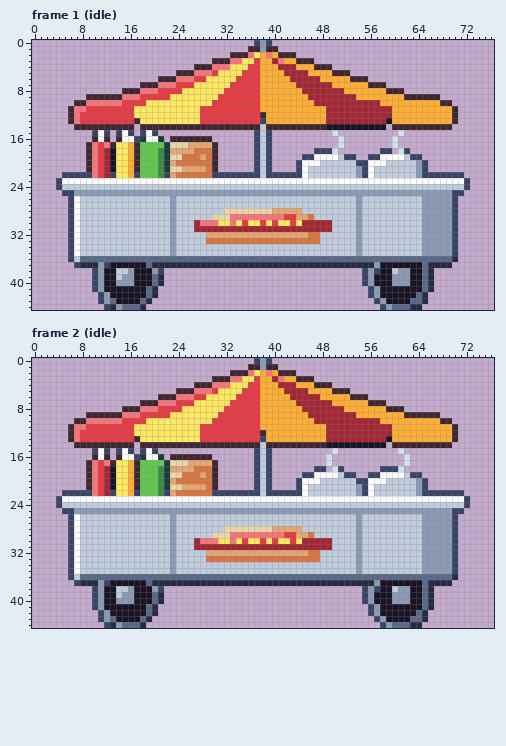
Two states of a pixel-art file, art/depths/hot-dog-cart@69.aseprite. The picture above was drawn from the file before the commit.
77x45 pixels, 2 frames. Shown: frame 1 (idle), frame 2 (idle).
Once edited:
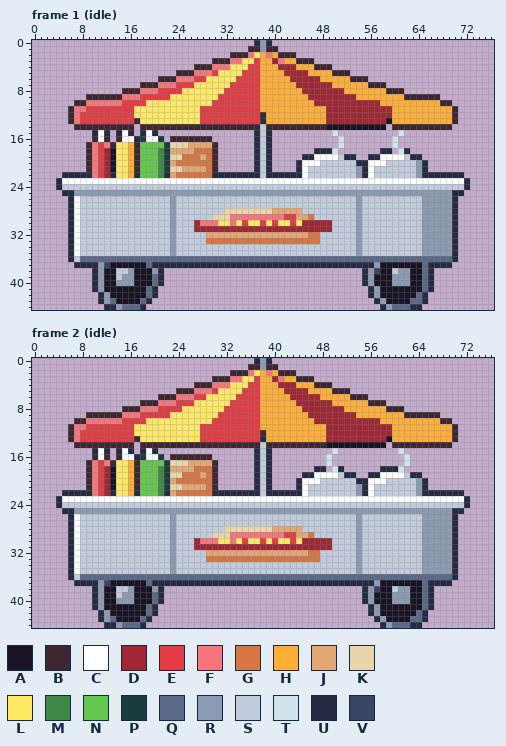
Palette (. is transparent): A #181425  B #3e2731  C #ffffff  D #a22633  E #e43b44  F #f6757a  G #d77643  H #feae34  J #e4a672  K #ead4aa  L #fee761  M #3e8948  N #63c74d  P #193c3e  Q #5a6988  R #8b9bb4  S #c0cbdc  T #cfe3ea  U #262b44  V #3a4466
What changed:
Frame 1 (idle):
y 0: x 37 V -> U; x 39 V -> U
y 13: x 38 V -> U
y 15: x 10 V -> U; x 12 V -> U; x 14 V -> U; x 16 V -> U; x 18 V -> U; x 20 V -> U; x 37 V -> U; x 39 V -> U
y 16: x 17 V -> U; x 37 V -> U; x 39 V -> U
y 17: x 37 V -> U; x 39 V -> U
y 18: x 37 V -> U; x 39 V -> U; x 47..49 VVV -> UUU; x 58..59 VV -> UU; x 62 V -> U
y 19: x 37 V -> U; x 39 V -> U; x 45..46 VV -> UU; x 52..53 VV -> UU; x 56..57 VV -> UU; x 63..64 VV -> UU
y 20: x 37 V -> U; x 39 V -> U; x 44 V -> U; x 54..55 VV -> UU; x 65 V -> U
y 21: x 37 V -> U; x 39 V -> U; x 44 V -> U; x 55 V -> U; x 65 V -> U
y 22: x 5..9 VVVVV -> UUUUU; x 13 V -> U; x 17 V -> U; x 22 V -> U; x 30..37 VVVVVVVV -> UUUUUUUU; x 39..44 VVVVVV -> UUUUUU; x 55 V -> U; x 65..71 VVVVVVV -> UUUUUUU
y 23..24: x 4 V -> U; x 72 V -> U
y 25: x 5..6 VV -> UU; x 70..71 VV -> UU
y 26..35: x 6 V -> U; x 70 V -> U
y 36: x 6 V -> U
y 37: x 7 V -> U
y 38: x 10 V -> U; x 21 V -> U; x 55 V -> U
y 39..40: x 10 V -> U; x 55 V -> U
y 41: x 10 V -> U; x 56 V -> U
y 42: x 11 V -> U; x 56 V -> U
y 43: x 11 V -> U; x 57 V -> U
y 44: x 12 V -> U; x 58 V -> U
Frame 2 (idle):
y 0: x 37 V -> U; x 39 V -> U
y 13: x 38 V -> U
y 15: x 10 V -> U; x 12 V -> U; x 14 V -> U; x 16 V -> U; x 18 V -> U; x 20 V -> U; x 37 V -> U; x 39 V -> U
y 16: x 17 V -> U; x 37 V -> U; x 39 V -> U
y 17: x 37 V -> U; x 39 V -> U
y 18: x 37 V -> U; x 39 V -> U; x 47..48 VV -> UU; x 51 V -> U; x 58..60 VVV -> UUU
y 19: x 37 V -> U; x 39 V -> U; x 45..46 VV -> UU; x 52..53 VV -> UU; x 56..57 VV -> UU; x 63..64 VV -> UU
y 20: x 37 V -> U; x 39 V -> U; x 44 V -> U; x 54..55 VV -> UU; x 65 V -> U
y 21: x 37 V -> U; x 39 V -> U; x 44 V -> U; x 55 V -> U; x 65 V -> U
y 22: x 5..9 VVVVV -> UUUUU; x 13 V -> U; x 17 V -> U; x 22 V -> U; x 30..37 VVVVVVVV -> UUUUUUUU; x 39..44 VVVVVV -> UUUUUU; x 55 V -> U; x 65..71 VVVVVVV -> UUUUUUU
y 23..24: x 4 V -> U; x 72 V -> U
y 25: x 5..6 VV -> UU; x 70..71 VV -> UU
y 26..35: x 6 V -> U; x 70 V -> U
y 36: x 6 V -> U
y 37: x 7 V -> U
y 38: x 10 V -> U; x 21 V -> U; x 55 V -> U
y 39..40: x 10 V -> U; x 55 V -> U
y 41: x 10 V -> U; x 56 V -> U
y 42: x 11 V -> U; x 56 V -> U
y 43: x 11 V -> U; x 57 V -> U
y 44: x 12 V -> U; x 58 V -> U
